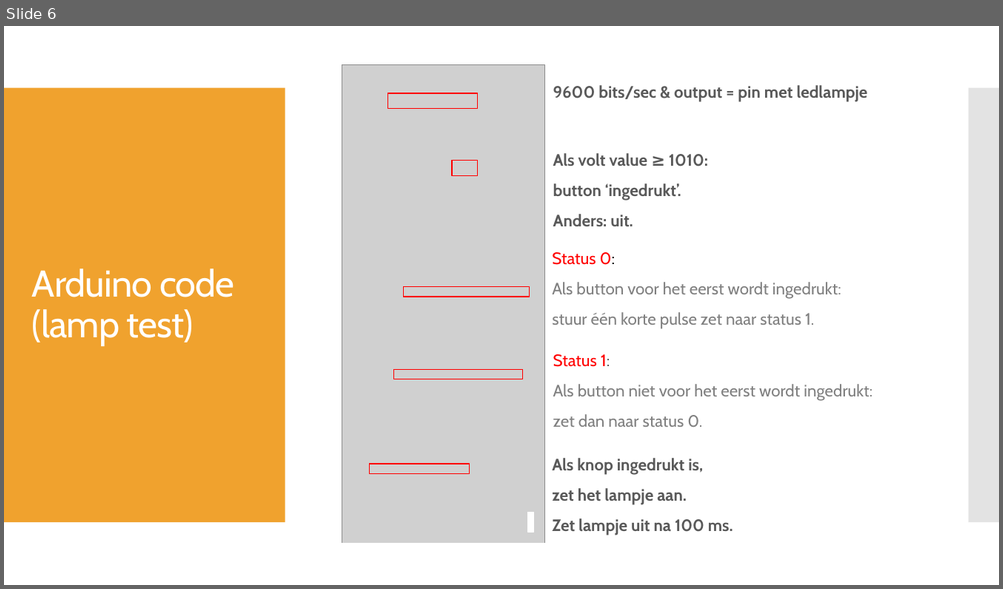
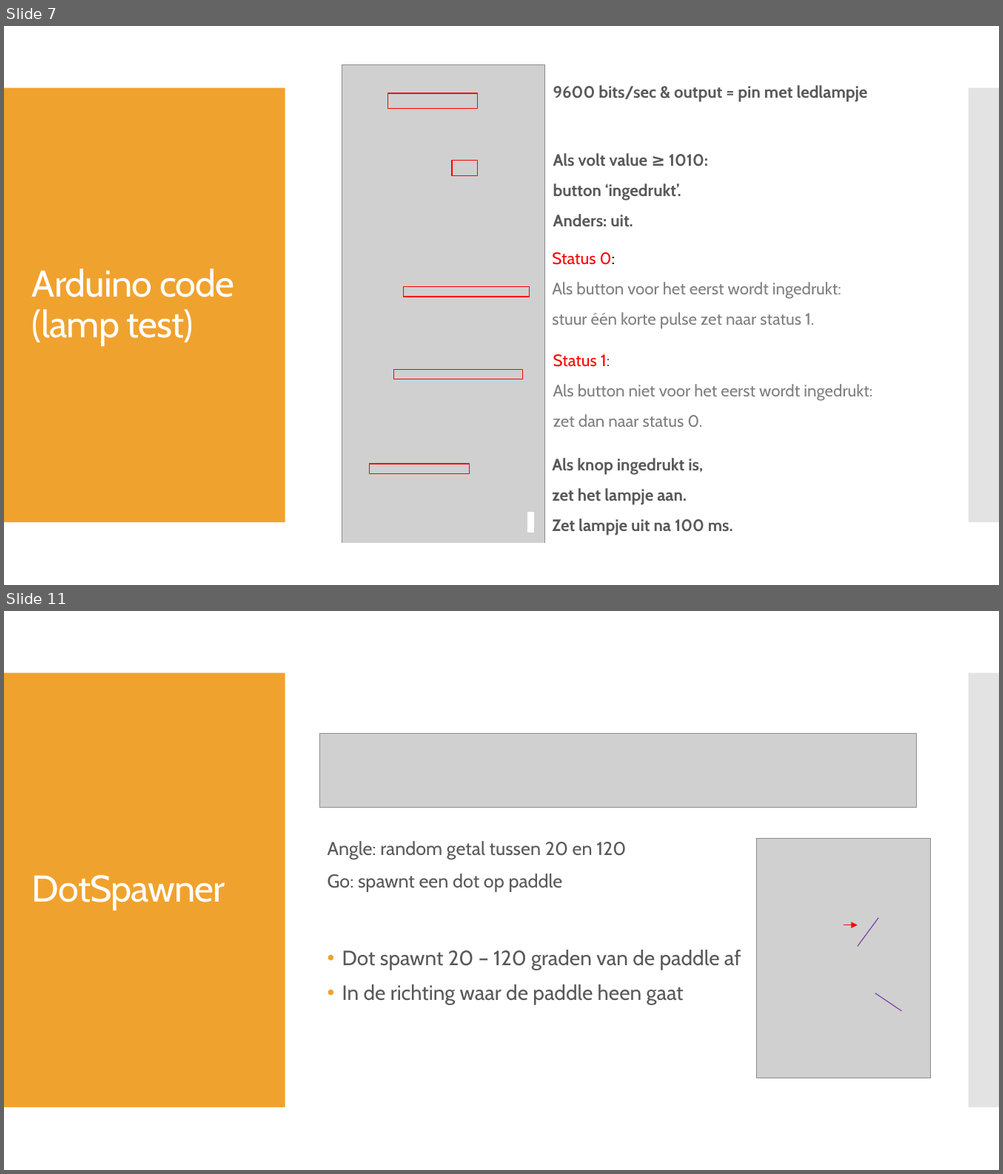
Before and after one commit to stellarubsaam/SpecialInputOutput, a slide deck: Documentatie/Special Input.pptx. Shown one above the other, each under a label of ours: slide 6 before the commit, slides 7 and 11 after it; the slides between them are not shown. The pictures are 1003x589 and 1003x1174 pixels, drawn with LibreOffice and Linux fonts; fonts in the diff are those of the drawing; grey boxes stand for pictures. Boxes give left, top, right and bottom in pixels: in the first picture for what was removed or moved away, otherwise in the second. Text is boxed around its words. In the diff, an @@ line names an element or a change of style, - is before the commit and + after.

```diff
--- a/Documentatie/Special Input.pptx
+++ b/Documentatie/Special Input.pptx
@@ slide 11 added at (x1=4, y1=611, x2=999, y2=1170), background #FFFFFF; not listed: 2 template elements that a slide beside it also shows @@
@@ picture added at (x1=319, y1=733, x2=916, y2=807) @@
@@ text added at (x1=327, y1=841, x2=626, y2=892), 18 pt, text #595959 @@
+Angle: random getal tussen 20 en 120
+Go: spawnt een dot op paddle
@@ picture added at (x1=757, y1=839, x2=930, y2=1078) @@
@@ title added at (x1=32, y1=875, x2=225, y2=910), 36 pt, text #FFFFFF @@
+DotSpawner
@@ line added from (857, 947) to (879, 918), #7030A0 0.75 pt @@
@@ arrow added from (843, 925) to (857, 925), #FF0000 0.75 pt @@
@@ text added at (x1=342, y1=950, x2=741, y2=1005), 20 pt, text #595959 @@
+• Dot spawnt 20 – 120 graden van de paddle af
+• In de richting waar de paddle heen gaat
@@ line added from (875, 994) to (902, 1011), #7030A0 0.75 pt @@
@@ what was slide 6 is now slide 7 @@
```
Also in this commit, not shown: 2 slides changed, 6 other slides added, 1 slide removed, 8 other files.
